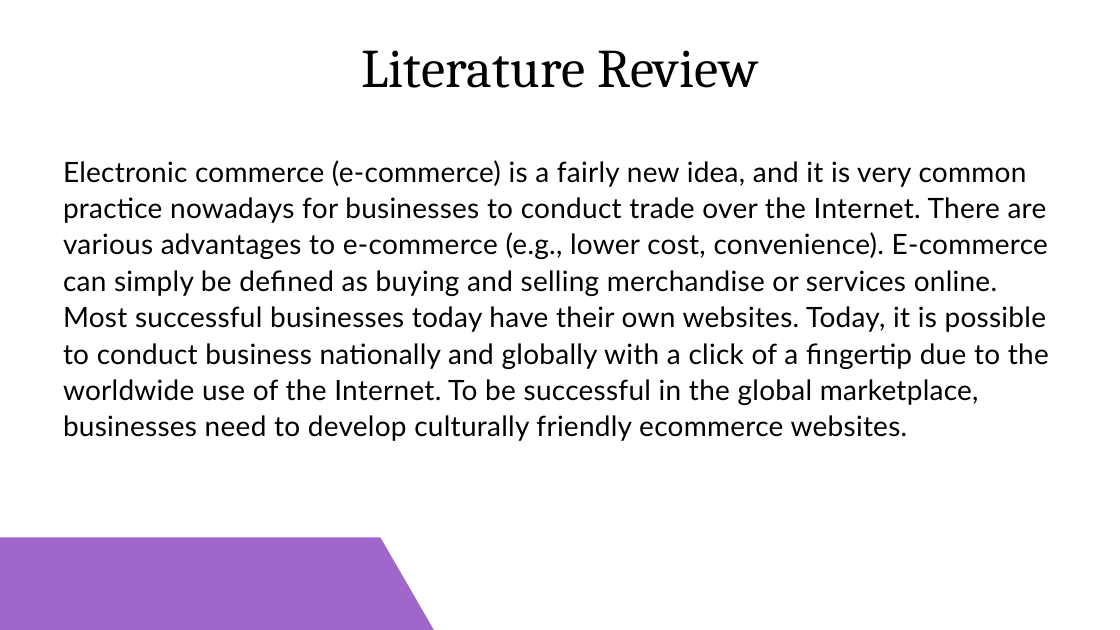
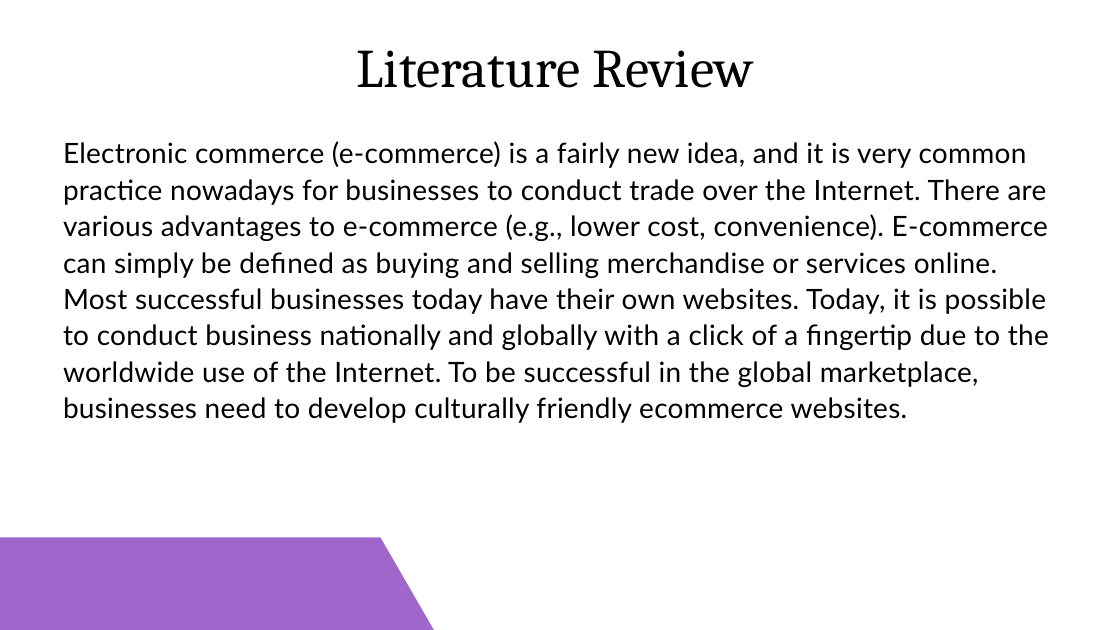
Before and after one commit to shaktimaan00/Minor_project_documentation_presentation, a slide deck: slide 6 of Blue and Purple Casual Corporate Lean Canvas Business Plan Business Presentation.pptx. Drawn at 1120x630 pixels with LibreOffice and Linux fonts; fonts in the diff are those of the drawing. Boxes give left, top, right and bottom in pixels: in the first picture for what was removed or moved away, otherwise in the second. Text is boxed around its words. In the diff, an @@ line names an element or a change of style, - is before the commit and + after.

```diff
--- a/Blue and Purple Casual Corporate Lean Canvas Business Plan Business Presentation.pptx
+++ b/Blue and Purple Casual Corporate Lean Canvas Business Plan Business Presentation.pptx
@@ text "Literature Review" moved from (x1=361, y1=50, x2=758, y2=88) to (x1=357, y1=50, x2=754, y2=88) @@
@@ text "Electronic commerce (e-commerce) is a ..." moved from (x1=63, y1=160, x2=1049, y2=441) to (x1=63, y1=141, x2=1049, y2=423) @@
```
Also in this commit, not shown: 7 other slides changed, 1 slide added, 1 slide removed.
